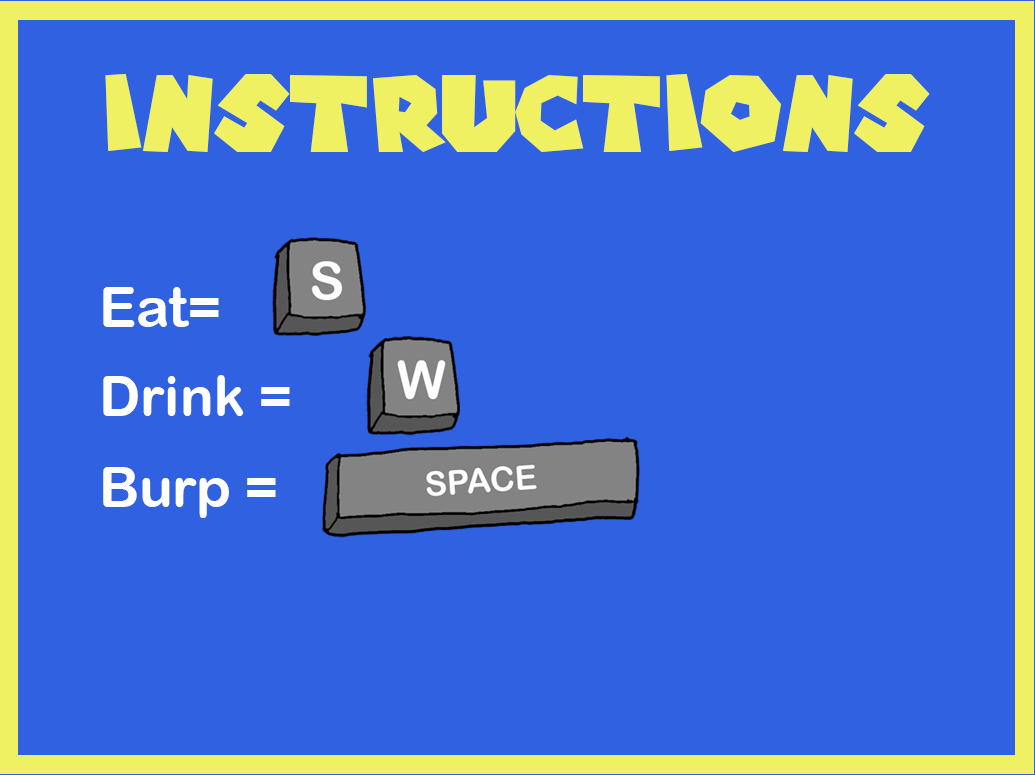
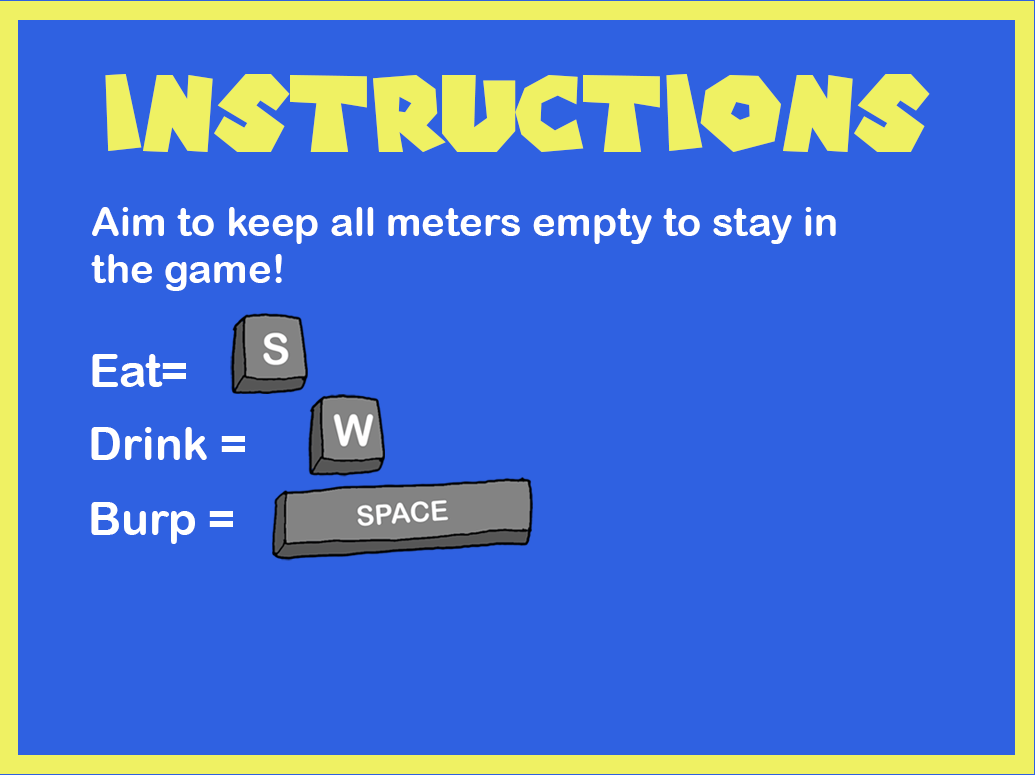
The second 1035x775 image is a revision of the first. Changes to its layers:
added layer "Aim to keep all meters empty to stay in the game!" above "Layer 5" over [91, 207, 836, 291]
painted on "Layer 5" over [230, 237, 366, 394]
painted on "Layer 4" over [308, 336, 460, 477]
painted on "Layer 3" over [272, 436, 640, 561]
painted on "Burp =" over [91, 467, 276, 544]
painted on "Drink =" over [91, 375, 290, 460]
painted on "Eat=" over [92, 287, 219, 387]
